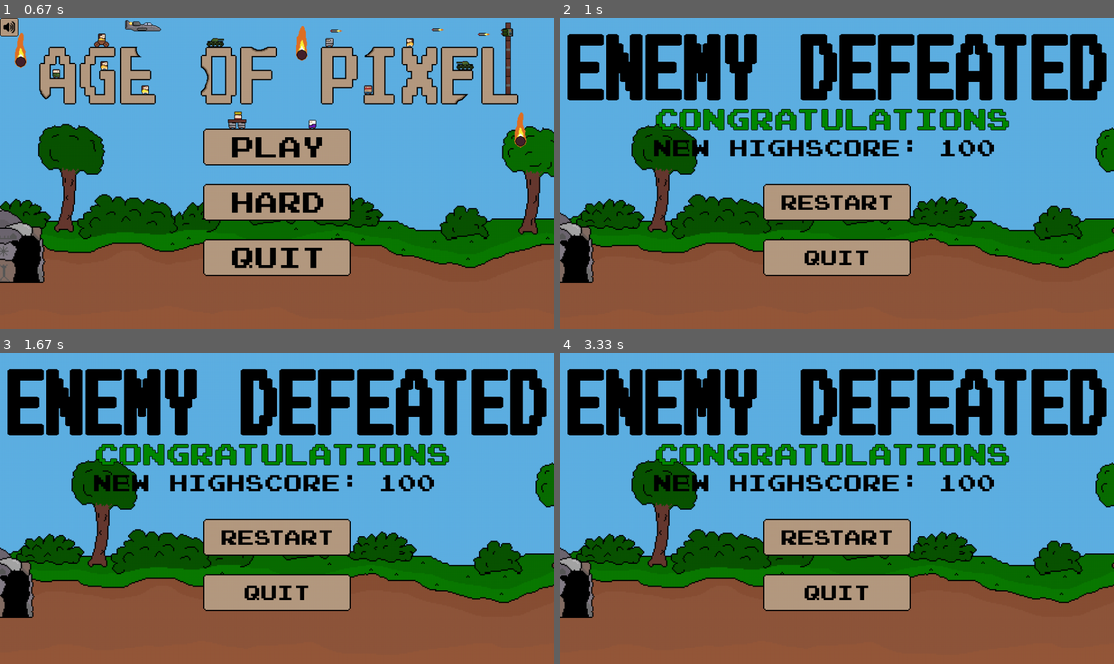
Above: before the commit, frames 1-4 (two rows, left to right).
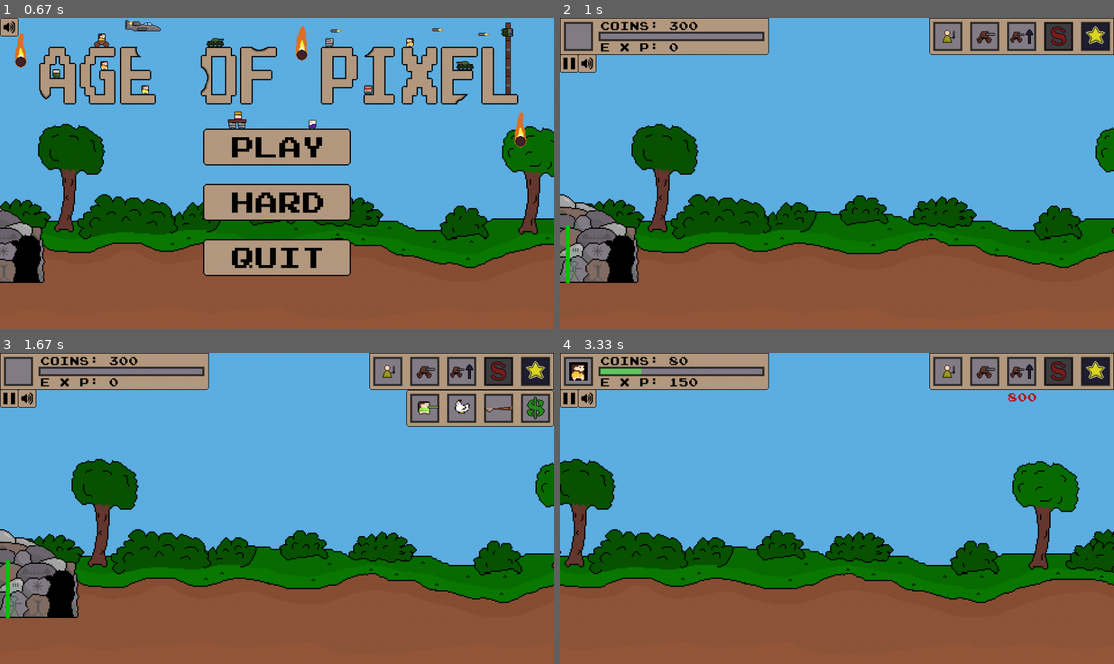
Above: after the commit, the same moments.

Repository: de-dust-enjoyer/age_of_pixel_pygame
Game: pygame game, started from main.py
The game is run twice, just before and just after one commit, with the same random seed, the same clock (stepped at 60 frames per second) and the same inputs.
Inputs (mouse positions are in pixels of both pictures, inside the frame that each line leads up to):
- Up to frame 1 (0.67 s): hold Right from 0.33 s (still down)
- Up to frame 2 (1 s): release Right at 0.8 s; click (837, 148) at 0.88 s
- Up to frame 3 (1.67 s): click (426, 371) at 1.38 s
- Up to frame 4 (3.33 s): click (947, 371) at 1.72 s; click (986, 408) at 2.05 s; click (1019, 371) at 2.38 s; hold Right 2.67-3.13 s; hold Left from 3.17 s (still down)

Frame 1 is identical in both runs. In frame 2, 31% of the frame differs, in the area x 0-100%, y 0-86%; in frame 3, 33%; in frame 4, 43%.

Commit message:
fixed a bug

Diff:
--- a/main.py
+++ b/main.py
@@ -1007,10 +1007,10 @@
 		self.dev_mode = False
 		self.running = True
 		self.paused = False
-		self.game_won = True
+		self.game_won = False
 		self.game_over = False
 		self.choosing_difficulty = False
-		self.score = 100
+		self.score = 0
 		if menu:
 			self.main_menu = True
 			self.camera_right = True
@@ -3531,7 +3531,7 @@
 			elif unit.ranged and len(game.enemy_units) == 0:
 				if unit.range_rect.colliderect(enemy_base.base_rect):
 					unit.unit_in_range = True
-				if not enemy.range_rect.colliderect(enemy_base.base_rect):
+				if not unit.range_rect.colliderect(enemy_base.base_rect):
 					unit.unit_in_range = False
 
 		for enemy in game.enemy_units:
